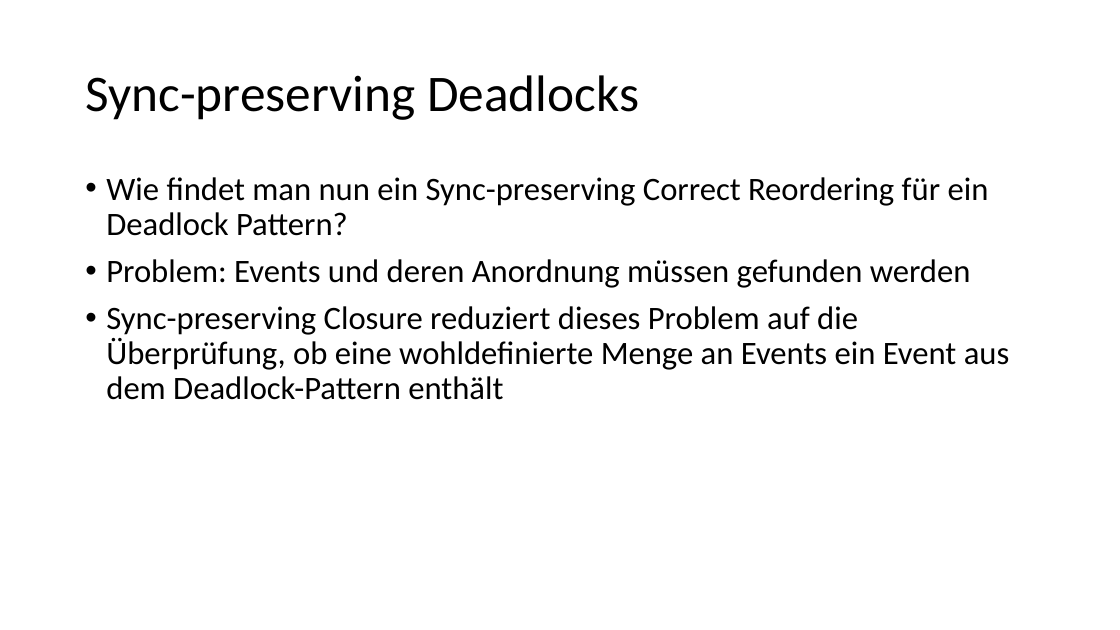
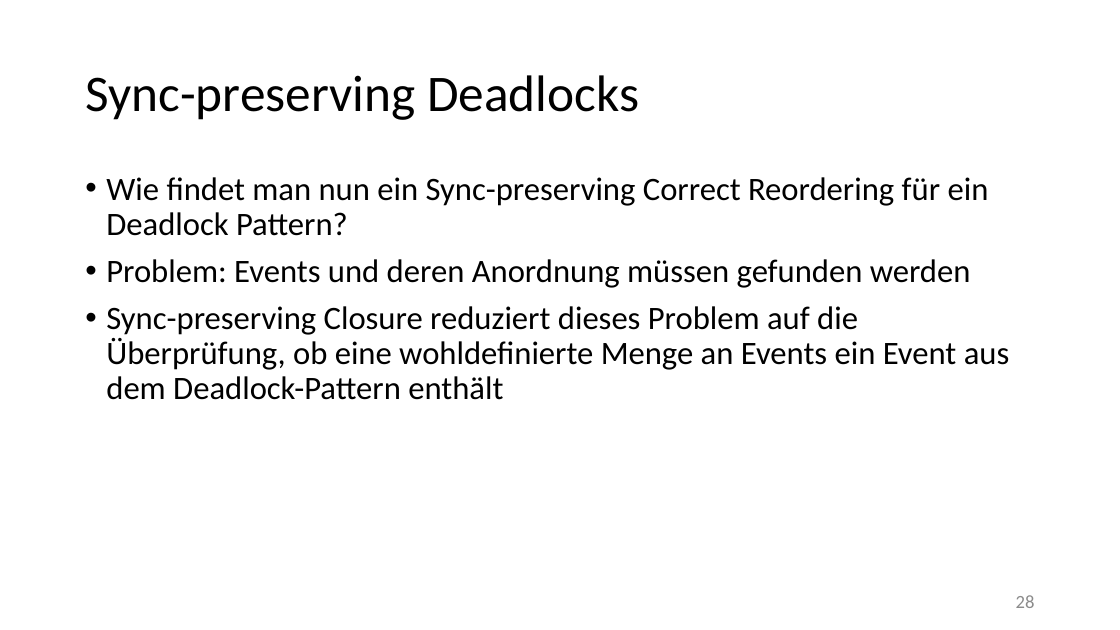
Before and after one commit to HuBaX/Seminararbeit, a slide deck: slide 28 of Sound Dynamic Deadlock Prediction in Linear Time.pptx. Drawn at 1120x630 pixels with LibreOffice and Linux fonts; fonts in the diff are those of the drawing. Boxes give left, top, right and bottom in pixels: in the first picture for what was removed or moved away, otherwise in the second. Text is boxed around its words. In the diff, an @@ line names an element or a change of style, - is before the commit and + after.

```diff
--- a/Sound Dynamic Deadlock Prediction in Linear Time.pptx
+++ b/Sound Dynamic Deadlock Prediction in Linear Time.pptx
@@ page number added at [1016,595,1035,608], 16 pt, text #8C8C8C @@
+28
```
Also in this commit, not shown: 28 other slides changed, 1 slide added, 1 slide removed, 1 other file.
